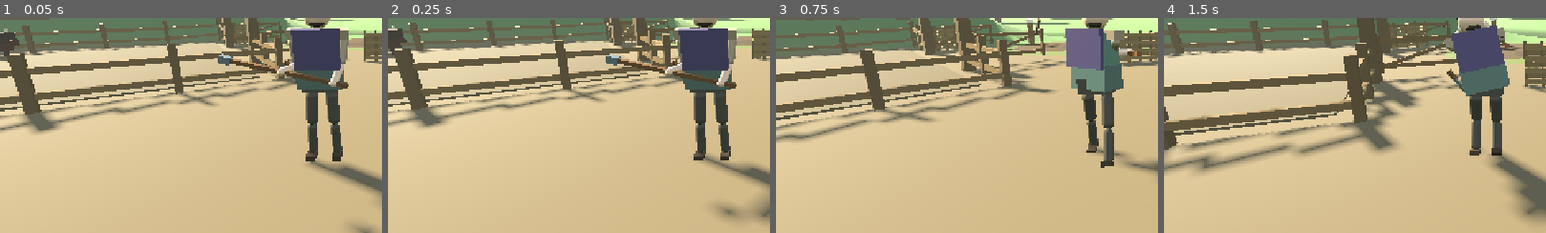
Above: before the commit, frames 1-4 (left to right).
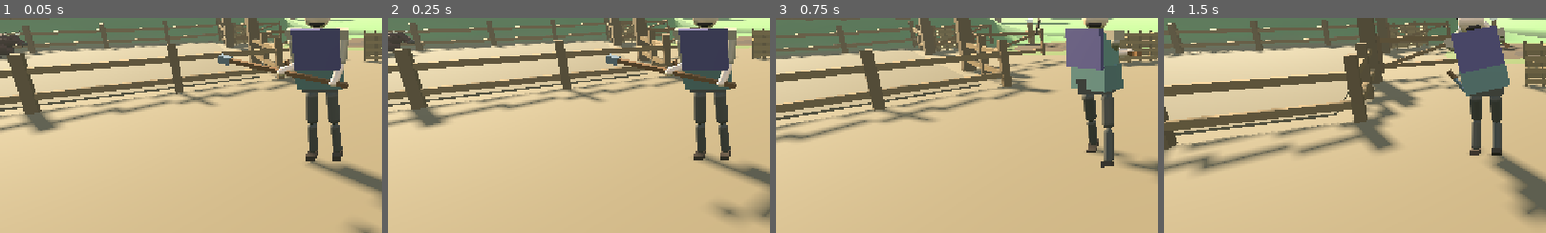
Above: after the commit, the same moments.

Repository: fortins4/devPlayground
Game: Godot game, scene res://scenes/prologue/opening_cattle_drive.tscn
The game is run twice, just before and just after one commit, with the same random seed, the same clock (stepped at 60 frames per second) and the same inputs. This scene is started directly instead of the project's main scene.
Inputs (mouse positions are % of the whole screen's width and height, from its top left):
- Up to frame 1 (0.05 s): no input
- Up to frame 2 (0.25 s): no input
- Up to frame 3 (0.75 s): tap Enter at 0.5 s; move the mouse to (55, 50) at 0.52 s; hold W (move_forward) from 0.53 s (still down); hold Right mouse button (attack_heavy) from 0.53 s (still down); click (55, 50) at 0.67 s
- Up to frame 4 (1.5 s): keep holding W (move_forward); tap Space (jump) at 0.77 s; move the mouse to (45, 50) at 1.27 s; release Right mouse button (attack_heavy) at 1.28 s; click (45, 50) at 1.35 s
The pictures show only the part of the screen within x 0-50%, y 34-84%; the shares and areas given below are measured in that part.

The runs differ from the first frame. In frame 1, 0.3% of the frame differs, in the area x 0-8%, y 4-20%; in frame 2, 0.2%; in frame 3, nothing differs; in frame 4, nothing differs.

Commit message:
Opening H5 fix: cows read as small Kerry/Dexter cattle; knife-hitch heifer shares the new body
Shared opening_cattle_look.gd dresses both: long tapered face carried nose-down with jaw and
muzzle, ears out sideways under the horn roots, short pale upturned horns with dark tips
(polled stay hornless), raised withers with a dip behind, squarer rump, deep brisket and
dewlap, tail to a dark switch. Visual only: size, coats, leg rig, gait, hoof fit, slope lean,
collision, hurtbox and AI untouched. Heifer: same body in dark red, 0.9 scale, four legs,
tether end moved to her neck; placement and knife-free beat unchanged.

Diff:
--- /dev/null
+++ b/scripts/prologue/opening_cattle_look.gd
@@ -0,0 +1,125 @@
+extends RefCounted
+## Shared look for the opening's small native cattle (Kerry / Dexter-like): used by the herd
+## cows (opening_cow.gd, on the raid-cow body/head nodes) and the knife-hitch heifer prop.
+## Visual only. Everything is placed in the animal's local frame (head toward −Z, ground y 0,
+## legs at x ±0.25, z ±0.47, hips 0.34 m up); parts parented under the non-uniformly scaled
+## body / head meshes are counter-transformed so they keep their own shape.
+##
+## Silhouette: the barrel (1.45 m long, 0.84 m wide, back ≈ 0.87 m), a raised withers with a
+## slight dip behind it and a squarer rump, a deep brisket hanging between the forelegs, a
+## thick neck, and a long tapered face (broad poll → narrow muzzle, with a jaw line) carried
+## nose-down. Ears stand out sideways just below the horn roots; short pale horns run out and
+## then turn up with dark tips (polled beasts get none); the tail hangs from the tailhead to a
+## dark switch.
+
+const C_HORN := Color(0.86, 0.8, 0.64)
+const C_HORN_TIP := Color(0.16, 0.13, 0.1)
+const C_MUZZLE := Color(0.22, 0.19, 0.17)
+
+## Face axis: from the poll down and forward to the muzzle (≈ 40° nose-down).
+const FACE_DIR := Vector3(0.0, -0.64, -0.77)
+const POLL := Vector3(0.0, 0.84, -0.98)
+const FACE_LEN := 0.46
+
+
+## Dress `body` (a CapsuleMesh r 0.42 h 1.35 instance) and `head` (any MeshInstance3D; its mesh
+## is replaced) in the cattle look. `mat` maps a Color to a Material. Returns the parts that
+## should share the body's (state-tinted) material.
+static func dress(body: MeshInstance3D, head: MeshInstance3D, coat: Color, horned: bool, mat: Callable) -> Array:
+	var coat_parts: Array = []
+	var sph := _sphere()
+	if body:
+		body.transform = Transform3D(Basis(Vector3(1.0, 0, 0), Vector3(0, 0, 1.07), Vector3(0, -0.76, 0)), Vector3(0, 0.55, 0.02))
+		body.set_surface_override_material(0, mat.call(coat))
+		# Withers: raised over the shoulders; a squarer rump behind leaves a slight dip between.
+		coat_parts.append(_attach(body, Vector3(0, 0.8, -0.4), Basis.from_scale(Vector3(0.3, 0.16, 0.3)), sph, coat, mat))
+		coat_parts.append(_attach(body, Vector3(0, 0.79, 0.43), Basis.from_scale(Vector3(0.38, 0.13, 0.3)), sph, coat, mat))
+		coat_parts.append(_attach(body, Vector3(0, 0.79, 0.6), Basis.from_scale(Vector3(0.27, 0.08, 0.13)), sph, coat, mat))  # pins / tailhead
+		# Deep brisket and chest hanging between the forelegs.
+		coat_parts.append(_attach(body, Vector3(0, 0.42, -0.5), Basis.from_scale(Vector3(0.27, 0.27, 0.28)), sph, coat, mat))
+		coat_parts.append(_attach(body, Vector3(0, 0.33, -0.66), Basis.from_scale(Vector3(0.14, 0.16, 0.12)), sph, coat, mat))  # dewlap fold
+		# Tail: from the tailhead down the rump to a dark switch near the hocks.
+		var top := Vector3(0, 0.8, 0.7)
+		var bot := Vector3(0, 0.34, 0.8)
+		var ax := (bot - top)
+		var tb := _axis_basis(ax.normalized())
+		coat_parts.append(_attach(body, (top + bot) * 0.5, tb * Basis.from_scale(Vector3(0.028, ax.length(), 0.028)), _cyl(1.0, 1.0), coat, mat))
+		_attach(body, bot + Vector3(0, -0.05, 0.005), Basis.from_scale(Vector3(0.055, 0.11, 0.055)), sph, coat.darkened(0.45), mat)
+	if head:
+		# Tapered face: a cone frustum along FACE_DIR, broad at the poll, narrow at the muzzle.
+		var fm := CylinderMesh.new()
+		fm.top_radius = 0.075
+		fm.bottom_radius = 0.135
+		fm.height = 1.0
+		fm.radial_segments = 10
+		fm.rings = 1
+		head.mesh = fm
+		var fb := _axis_basis(FACE_DIR) * Basis.from_scale(Vector3(1.0, FACE_LEN, 0.82))
+		head.transform = Transform3D(fb, POLL + FACE_DIR * (FACE_LEN * 0.5))
+		head.set_surface_override_material(0, mat.call(coat))
+		var tip := POLL + FACE_DIR * FACE_LEN
+		# Thick neck from the withers down into the poll.
+		coat_parts.append(_attach(head, Vector3(0, 0.7, -0.76), Basis(Vector3.RIGHT, 0.55) * Basis.from_scale(Vector3(0.2, 0.25, 0.25)), sph, coat, mat))
+		# Broad forehead / poll and cheeks.
+		coat_parts.append(_attach(head, POLL + Vector3(0, -0.02, -0.02), Basis.from_scale(Vector3(0.15, 0.12, 0.12)), sph, coat, mat))
+		coat_parts.append(_attach(head, POLL + FACE_DIR * 0.2 + Vector3(0, -0.03, 0.04), Basis.from_scale(Vector3(0.13, 0.11, 0.12)), sph, coat, mat))
+		# Jaw line under the face, and the muzzle (greyer) with two nostrils at the tip.
+		coat_parts.append(_attach(head, POLL + FACE_DIR * 0.3 + Vector3(0, -0.08, 0.06), Basis(Vector3.RIGHT, -0.65) * Basis.from_scale(Vector3(0.075, 0.06, 0.17)), sph, coat, mat))
+		_attach(head, tip + Vector3(0, 0.01, 0.0), Basis.from_scale(Vector3(0.09, 0.075, 0.07)), sph, C_MUZZLE, mat)
+		for sx in [-1.0, 1.0]:
+			_attach(head, tip + Vector3(sx * 0.035, 0.02, -0.055), Basis.from_scale(Vector3(0.018, 0.014, 0.01)), sph, Color(0.05, 0.04, 0.04), mat)
+		for sx in [-1.0, 1.0]:
+			# Ear: a leaf standing out sideways (a touch down and back) just below the horn root.
+			var ear_root := POLL + Vector3(sx * 0.13, -0.04, 0.05)
+			var eb := Basis(Vector3.FORWARD, sx * 0.2) * Basis(Vector3.UP, sx * -0.25)
+			_attach(head, ear_root + eb * Vector3(sx * 0.1, 0, 0), eb * Basis.from_scale(Vector3(0.11, 0.055, 0.022)), sph, coat.lightened(0.04), mat)
+			_attach(head, ear_root + eb * Vector3(sx * 0.11, 0, -0.012), eb * Basis.from_scale(Vector3(0.08, 0.035, 0.01)), sph, coat.lightened(0.18), mat)  # inner ear
+			if horned:
+				# Short horn: out sideways from the poll, then up and a little forward, pale with
+				# a dark tip — thick enough to read at walk-up distance.
+				var root := POLL + Vector3(sx * 0.11, 0.05, -0.01)
+				var out := Vector3(sx * 0.9, 0.3, -0.25).normalized()
+				var up := Vector3(sx * 0.25, 0.95, -0.2).normalized()
+				var mid := root + out * 0.12
+				var end := mid + up * 0.1
+				_attach(head, (root + mid) * 0.5, _axis_basis(out) * Basis.from_scale(Vector3(0.036, 0.13, 0.036)), _cyl(0.8, 1.0), C_HORN, mat)
+				_attach(head, mid, Basis.from_scale(Vector3(0.03, 0.03, 0.03)), sph, C_HORN, mat)
+				_attach(head, (mid + end) * 0.5, _axis_basis(up) * Basis.from_scale(Vector3(0.029, 0.1, 0.029)), _cyl(0.35, 1.0), C_HORN, mat)
+				_attach(head, end + up * 0.025, _axis_basis(up) * Basis.from_scale(Vector3(0.011, 0.05, 0.011)), _cyl(0.1, 1.0), C_HORN_TIP, mat)
+	return coat_parts
+
+
+## Basis whose +Y points along `dir` (unit).
+static func _axis_basis(dir: Vector3) -> Basis:
+	var y := dir.normalized()
+	var ref := Vector3.RIGHT if absf(y.dot(Vector3.RIGHT)) < 0.9 else Vector3.FORWARD
+	var z := ref.cross(y).normalized()
+	var x := y.cross(z).normalized()
+	return Basis(x, y, z)
+
+
+static func _attach(parent: MeshInstance3D, pos: Vector3, basis: Basis, mesh: Mesh, col: Color, mat: Callable) -> MeshInstance3D:
+	var mi := MeshInstance3D.new()
+	mi.mesh = mesh
+	mi.material_override = mat.call(col)
+	mi.transform = parent.transform.affine_inverse() * Transform3D(basis, pos)
+	parent.add_child(mi)
+	return mi
+
+
+static func _sphere() -> SphereMesh:
+	var m := SphereMesh.new()
+	m.radius = 1.0
+	m.height = 2.0
+	m.radial_segments = 10
+	m.rings = 6
+	return m
+
+
+static func _cyl(top: float, bottom: float) -> CylinderMesh:
+	var m := CylinderMesh.new()
+	m.top_radius = top
+	m.bottom_radius = bottom
+	m.height = 1.0
+	m.radial_segments = 7
+	return m
--- a/scripts/prologue/opening_cow.gd
+++ b/scripts/prologue/opening_cow.gd
@@ -115,11 +115,9 @@
 ## Small dark native cattle (Kerry / Dexter-like): black or dark red, compact, short-horned or
 ## polled. Visual only: the collider, hurtbox, legs (rig, length, walk cycle, slope lean) and
 ## AI are as before; the leg hips sit a little further in under the narrower body.
+const CattleLook := preload("res://scripts/prologue/opening_cattle_look.gd")
 const COAT_BLACK := Color(0.07, 0.062, 0.055)
 const COAT_RED := Color(0.2, 0.075, 0.045)
-const C_HORN_NATIVE := Color(0.82, 0.76, 0.6)
-const C_HORN_TIP := Color(0.18, 0.15, 0.12)
-const C_MUZZLE_NATIVE := Color(0.2, 0.17, 0.15)
 var _coat: Color = COAT_BLACK
 var _coat_mats: Dictionary = {}
 ## Hump / tail: share the body's (tinted) material.
@@ -131,66 +129,15 @@
 	_coat = COAT_RED if (k == 1 or k == 4) else COAT_BLACK
 	_coat = _coat.lightened(float(absi(cow_id * 5) % 3) * 0.025)
 	var horned := (k % 2) == 0  # short horns on some, polled on the rest
-	var body := get_node_or_null("MeshInstance3D") as MeshInstance3D
-	if body:
-		# Capsule (length on local Y → world Z): 1.45 m long, 0.84 m wide, 0.64 m deep, back ≈ 0.87 m.
-		body.transform = Transform3D(Basis(Vector3(1.0, 0, 0), Vector3(0, 0, 1.07), Vector3(0, -0.76, 0)), Vector3(0, 0.55, 0.02))
-		body.set_surface_override_material(0, _coat_mat(_coat))
-		# Low withers hump + a thin tail, counter-scaled so the body's stretch doesn't skew them.
-		_coat_parts.append(_attach(body, Vector3(0, 0.78, -0.42), Basis.from_scale(Vector3(0.36, 0.14, 0.4)), _sphere(1.0), _coat))
-		var tail := Basis(Vector3.RIGHT, 0.25) * Basis.from_scale(Vector3(0.035, 0.55, 0.035))
-		_coat_parts.append(_attach(body, Vector3(0, 0.52, 0.79), tail, _cyl(1.0, 1.0, 1.0), _coat))
-		_attach(body, Vector3(0, 0.27, 0.86), Basis.from_scale(Vector3(0.06, 0.1, 0.06)), _sphere(1.0), _coat.darkened(0.3))
-	var head := get_node_or_null("Head") as MeshInstance3D
-	if head:
-		# Shorter, neater head low on the neck; pale-ish muzzle; small ears.
-		head.transform = Transform3D(Basis(Vector3.RIGHT, -0.3) * Basis.from_scale(Vector3(0.55, 0.62, 1.1)), Vector3(0, 0.6, -1.0))
-		head.set_surface_override_material(0, _coat_mat(_coat))
-		# Short thick neck joining head to the forequarters.
-		_coat_parts.append(_attach(head, Vector3(0, 0.66, -0.78), Basis(Vector3.RIGHT, 0.5) * Basis.from_scale(Vector3(0.21, 0.26, 0.24)), _sphere(1.0), _coat))
-		_attach(head, Vector3(0, 0.5, -1.27), Basis.from_scale(Vector3(0.12, 0.1, 0.1)), _sphere(1.0), C_MUZZLE_NATIVE)
-		for sx in [-1.0, 1.0]:
-			_attach(head, Vector3(sx * 0.19, 0.68, -0.9), Basis(Vector3.FORWARD, sx * 0.5) * Basis.from_scale(Vector3(0.1, 0.04, 0.06)), _sphere(1.0), _coat.darkened(0.15))
-			if horned:
-				# Short horn: out, then up and a touch forward (Kerry-style upturn, kept short).
-				var hb := Basis(Vector3.FORWARD, sx * 0.85) * Basis(Vector3.RIGHT, -0.35)
-				_attach(head, Vector3(sx * 0.1, 0.72, -0.93), hb * Basis.from_scale(Vector3(0.028, 0.16, 0.028)), _cyl(0.55, 1.0, 1.0), C_HORN_NATIVE)
-				var tip := hb * Vector3(0, 0.16, 0)
-				_attach(head, Vector3(sx * 0.1, 0.72, -0.93) + tip * 0.62, hb * Basis.from_scale(Vector3(0.016, 0.05, 0.016)), _cyl(0.2, 1.0, 1.0), C_HORN_TIP)
+	# Body, head, ears, horns, brisket, tail: shared cattle look (also the knife-hitch heifer).
+	_coat_parts = CattleLook.dress(get_node_or_null("MeshInstance3D") as MeshInstance3D,
+		get_node_or_null("Head") as MeshInstance3D, _coat, horned, _coat_mat)
 	for nm in _LEG_NODES:
 		var leg := get_node_or_null(nm) as MeshInstance3D
 		if leg:
 			var o := leg.position
 			leg.position = Vector3(signf(o.x) * 0.25, o.y, signf(o.z) * 0.47)
 			leg.material_override = _coat_mat(_coat.darkened(0.25))
-
-
-## Child mesh placed at cow-local `pos` with `basis`, cancelling the parent's own transform.
-func _attach(parent: MeshInstance3D, pos: Vector3, basis: Basis, mesh: Mesh, col: Color) -> MeshInstance3D:
-	var mi := MeshInstance3D.new()
-	mi.mesh = mesh
-	mi.material_override = _coat_mat(col)
-	mi.transform = parent.transform.affine_inverse() * Transform3D(basis, pos)
-	parent.add_child(mi)
-	return mi
-
-
-func _sphere(r: float) -> SphereMesh:
-	var m := SphereMesh.new()
-	m.radius = r
-	m.height = r * 2.0
-	m.radial_segments = 10
-	m.rings = 6
-	return m
-
-
-func _cyl(top: float, bottom: float, h: float) -> CylinderMesh:
-	var m := CylinderMesh.new()
-	m.top_radius = top
-	m.bottom_radius = bottom
-	m.height = h
-	m.radial_segments = 6
-	return m
 
 
 func _coat_mat(c: Color) -> StandardMaterial3D:
--- a/scripts/prologue/opening_knife_hitch_chore.gd
+++ b/scripts/prologue/opening_knife_hitch_chore.gd
@@ -19,7 +19,8 @@
 const C_ROPE := Color(0.55, 0.48, 0.32)
 const C_HIDE := Color(0.2, 0.075, 0.045)  # H5: dark red native heifer
 const C_HIDE_DARK := Color(0.12, 0.05, 0.035)
-const C_HORN := Color(0.78, 0.72, 0.58)
+const CattleLook := preload("res://scripts/prologue/opening_cattle_look.gd")
+const HEIFER_SCALE := 0.9
 
 const SEQ_STEP := &"knife"
 
@@ -251,7 +252,7 @@
 func _build_rope() -> void:
 	# Simple segmented rope from post rail toward animal neck.
 	var from := HITCH_POS + Vector3(0.0, 1.15, 0.0)
-	var to := ANIMAL_TETHERED_POS + Vector3(0.0, 0.85, 0.15)
+	var to := ANIMAL_TETHERED_POS + Basis(Vector3.UP, -0.55) * _calf_neck_offset()
 	var mid := from.lerp(to, 0.5) + Vector3(0.0, -0.18, 0.0)
 	_rope_seg(from, mid)
 	_rope_seg(mid, to)
@@ -281,20 +282,36 @@
 
 
 func _make_calf_mesh(node_name: String) -> Node3D:
+	## The tethered heifer: the herd's small native cattle look (dark red, short horns), a touch
+	## smaller, standing still on four legs. The model faces +Z under the root (as the old prop
+	## did) so the placement, tether and free-wander rotations stay as they were.
 	var root := Node3D.new()
 	root.name = node_name
-	# Compact greybox calf — smaller than herd cows, readable next to hitch.
-	_mesh_box(root, Vector3(0.0, 0.55, 0.0), Vector3(0.55, 0.55, 1.05), C_HIDE)
-	_mesh_box(root, Vector3(0.0, 0.72, 0.58), Vector3(0.38, 0.38, 0.42), C_HIDE_DARK)
-	_mesh_box(root, Vector3(0.0, 0.55, 0.82), Vector3(0.22, 0.18, 0.2), C_HIDE)
-	# Legs.
-	for ox in [-0.18, 0.18]:
-		for oz in [-0.35, 0.32]:
-			_mesh_box(root, Vector3(ox, 0.18, oz), Vector3(0.1, 0.36, 0.1), C_HIDE_DARK)
-	# Short horns.
-	_mesh_box(root, Vector3(-0.16, 0.95, 0.55), Vector3(0.06, 0.12, 0.06), C_HORN)
-	_mesh_box(root, Vector3(0.16, 0.95, 0.55), Vector3(0.06, 0.12, 0.06), C_HORN)
+	var model := Node3D.new()
+	model.name = "Model"
+	model.rotation.y = PI
+	model.scale = Vector3.ONE * HEIFER_SCALE
+	root.add_child(model)
+	var body := MeshInstance3D.new()
+	body.name = "Body"
+	var cap := CapsuleMesh.new()
+	cap.radius = 0.42
+	cap.height = 1.35
+	body.mesh = cap
+	model.add_child(body)
+	var head := MeshInstance3D.new()
+	head.name = "Head"
+	model.add_child(head)
+	CattleLook.dress(body, head, C_HIDE, true, _mat)
+	for ox in [-0.25, 0.25]:
+		for oz in [-0.47, 0.47]:
+			_mesh_box(model, Vector3(ox, 0.17, oz), Vector3(0.14, 0.34, 0.14), C_HIDE_DARK)
 	return root
+
+
+## Tether end at the heifer's neck (root-local, before the root's yaw).
+func _calf_neck_offset() -> Vector3:
+	return Vector3(0.0, 0.72, 0.8) * HEIFER_SCALE
 
 
 # ---------------------------------------------------------------- helpers
